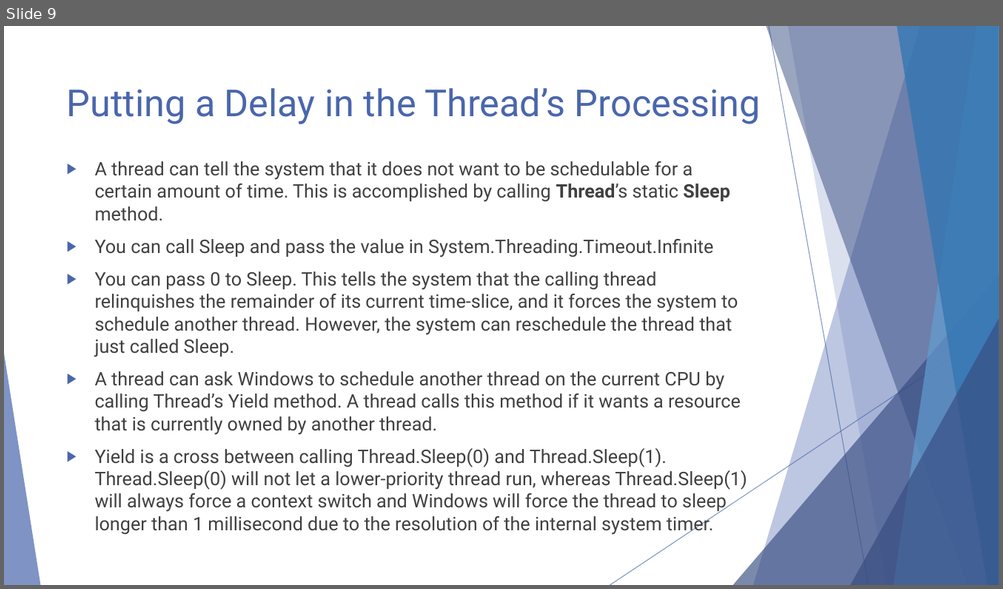
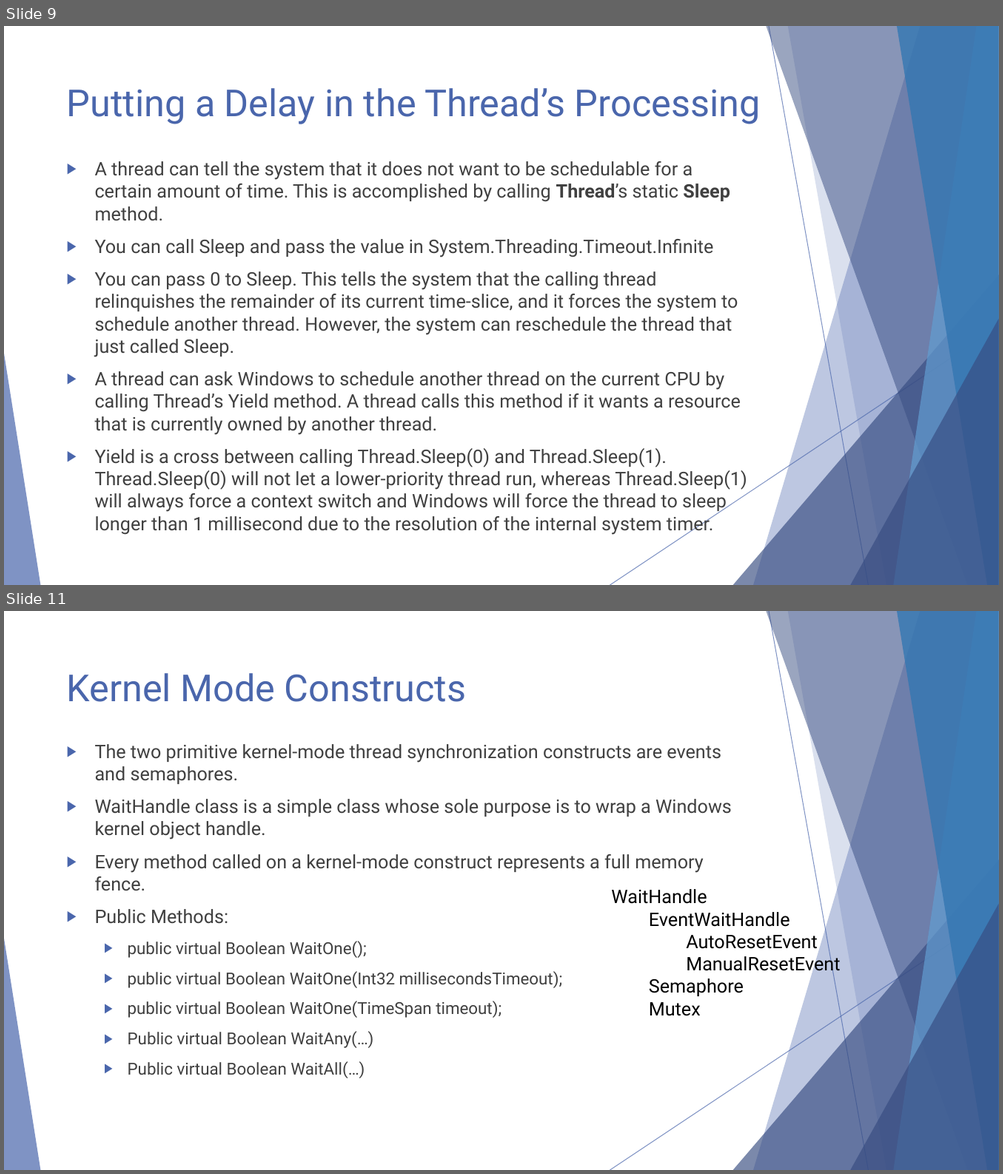
Before and after one commit to tigertop/RAU-OS-Labs, a slide deck: Lab 6/RAU-OS-Lab6.pptx. Shown one above the other, each under a label of ours: slide 9 before the commit, slides 9 and 11 after it; the slides between them are not shown. The pictures are 1003x589 and 1003x1174 pixels, drawn with LibreOffice and Linux fonts; fonts in the diff are those of the drawing. Boxes give left, top, right and bottom in pixels: in the first picture for what was removed or moved away, otherwise in the second. Text is boxed around its words. In the diff, an @@ line names an element or a change of style, - is before the commit and + after.

Commit message:
Added material for Kernel-Mode Constructs

```diff
--- a/Lab 6/RAU-OS-Lab6.pptx
+++ b/Lab 6/RAU-OS-Lab6.pptx
@@ slide 11 added at bbox=[4, 611, 999, 1170], background #FFFFFF; not listed: 10 template elements that a slide beside it also shows @@
@@ title added at bbox=[67, 673, 466, 702], 36 pt, text #4A66AC @@
+Kernel Mode Constructs
@@ text added at bbox=[95, 744, 731, 1079], 18 pt, text #404040 @@
+▶ The two primitive kernel-mode thread synchronization constructs are events and semaphores.
+▶ WaitHandle class is a simple class whose sole purpose is to wrap a Windows kernel object handle.
+▶ Every method called on a kernel-mode construct represents a full memory fence.
+▶ Public Methods:
+  ▶ public virtual Boolean WaitOne();
+  ▶ public virtual Boolean WaitOne(Int32 millisecondsTimeout);
+  ▶ public virtual Boolean WaitOne(TimeSpan timeout);
+  ▶ Public virtual Boolean WaitAny(…)
+  ▶ Public virtual Boolean WaitAll(…)
@@ text added at bbox=[611, 889, 839, 1017], 18 pt, text #000000 @@
+WaitHandle
+  EventWaitHandle
+    AutoResetEvent
+    ManualResetEvent
+  Semaphore
+  Mutex
```
Also in this commit, not shown: 6 other slides added, 1 other file.
